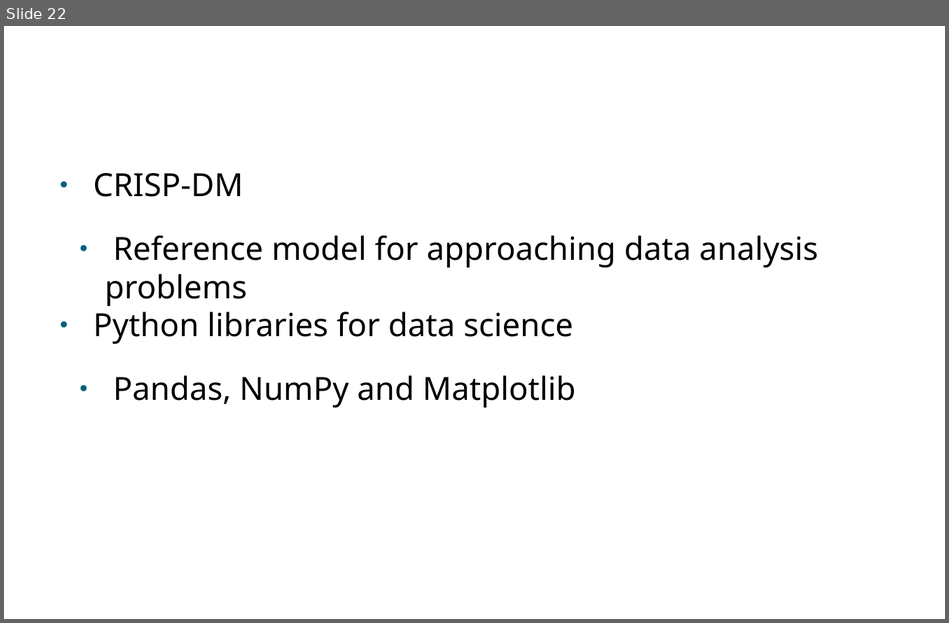
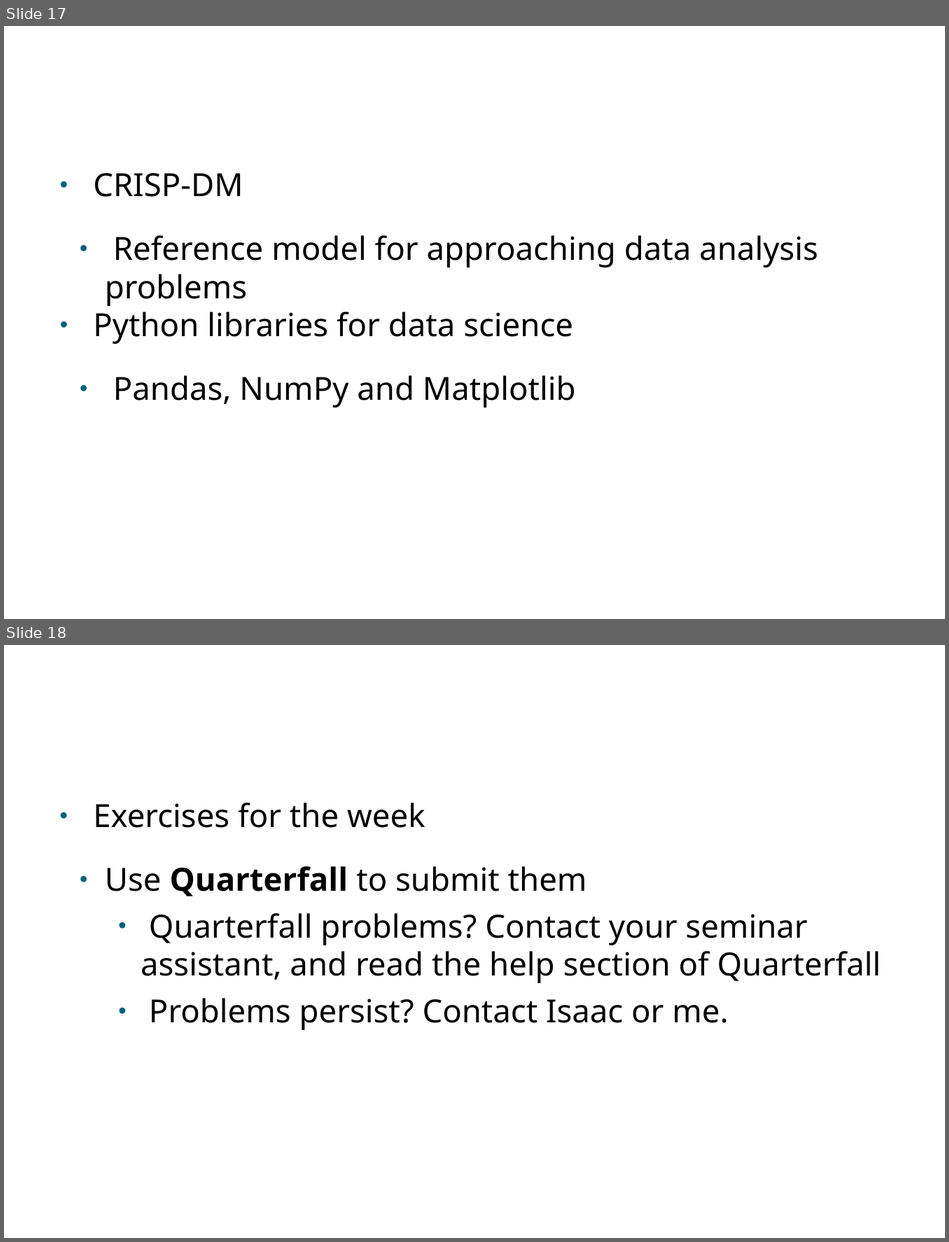
Before and after one commit to PabloMosUU/UssPython, a slide deck: LectureNotes/Module09/09 File IO and Error Handling presentation.odp. Shown one above the other, each under a label of ours: slide 22 before the commit, slides 17 and 18 after it. The pictures are 949x623 and 949x1242 pixels, drawn with LibreOffice and Linux fonts; fonts in the diff are those of the drawing; background and template pictures are left out. Boxes give left, top, right and bottom in pixels: in the first picture for what was removed or moved away, otherwise in the second. Text is boxed around its words. In the diff, an @@ line names an element or a change of style, - is before the commit and + after.

```diff
--- a/LectureNotes/Module09/09 File IO and Error Handling presentation.odp
+++ b/LectureNotes/Module09/09 File IO and Error Handling presentation.odp
@@ slide 18 added at <box>4,645,945,1238</box>, background picture (left out) @@
@@ text added at <box>93,803,881,1030</box>, 32 pt, text #000000 @@
+● Exercises for the week
+  ● Use Quarterfall to submit them
+    ● Quarterfall problems? Contact your seminar assistant, and read the help section of Quarterfall
+    ● Problems persist? Contact Isaac or me.
@@ title added at <box>356,870,387,891</box>, 60 pt, text #FFFFFF @@
+To Do
@@ what was slide 22 is now slide 17 @@
```
Also in this commit, not shown: 3 slides changed, 8 other slides added, 8 slides removed, 4 other files.
